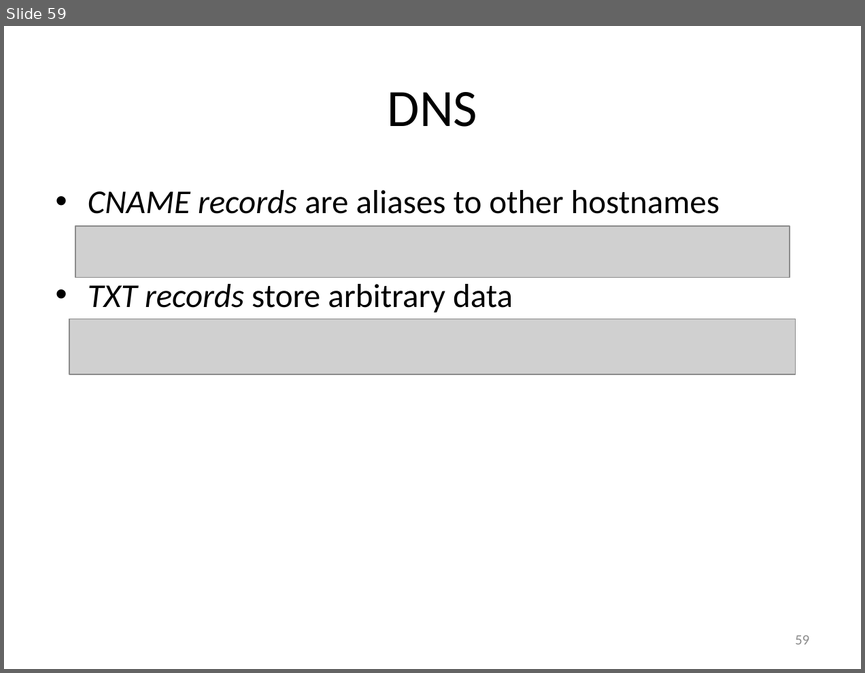
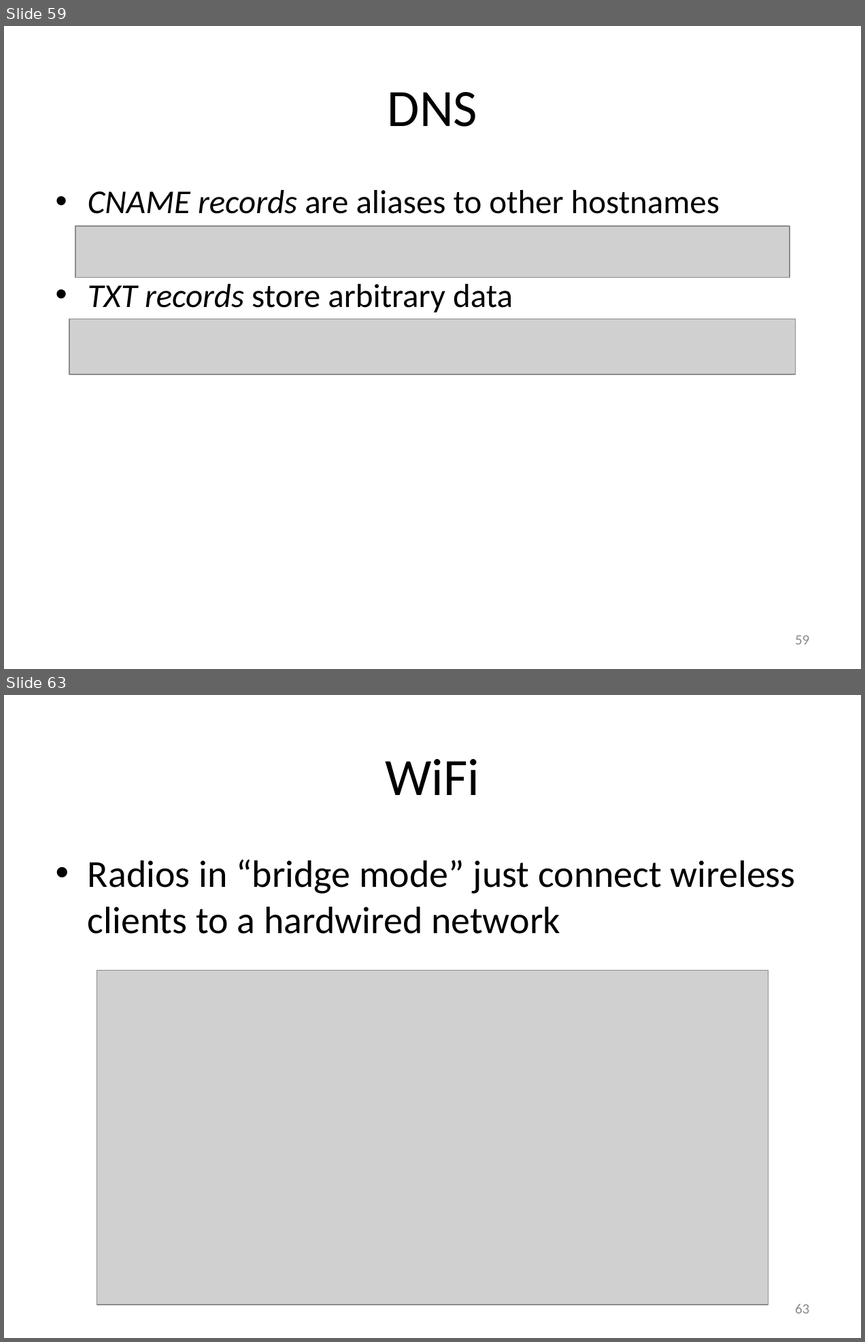
Before and after one commit to carlosgj/FRC-Training, a slide deck: Networking Basics.pptx. Shown one above the other, each under a label of ours: slide 59 before the commit, slides 59 and 63 after it; the slides between them are not shown. The pictures are 865x673 and 865x1342 pixels, drawn with LibreOffice and Linux fonts; fonts in the diff are those of the drawing; grey boxes stand for pictures. Boxes give left, top, right and bottom in pixels: in the first picture for what was removed or moved away, otherwise in the second. Text is boxed around its words. In the diff, an @@ line names an element or a change of style, - is before the commit and + after.

```diff
--- a/Networking Basics.pptx
+++ b/Networking Basics.pptx
@@ slide 63 added at box(4, 695, 861, 1338), background #FFFFFF @@
@@ title added at box(385, 759, 479, 795), 44 pt, text #000000 @@
+WiFi
@@ text added at box(88, 859, 796, 934), 32 pt, text #000000 @@
+• Radios in “bridge mode” just connect wireless clients to a hardwired network
@@ picture added at box(96, 970, 768, 1304) @@
@@ page number added at box(795, 1304, 809, 1313), 12 pt, text #8C8C8C @@
+63
```
Also in this commit, not shown: 1 slide changed, 3 other slides added, 1 slide removed.
